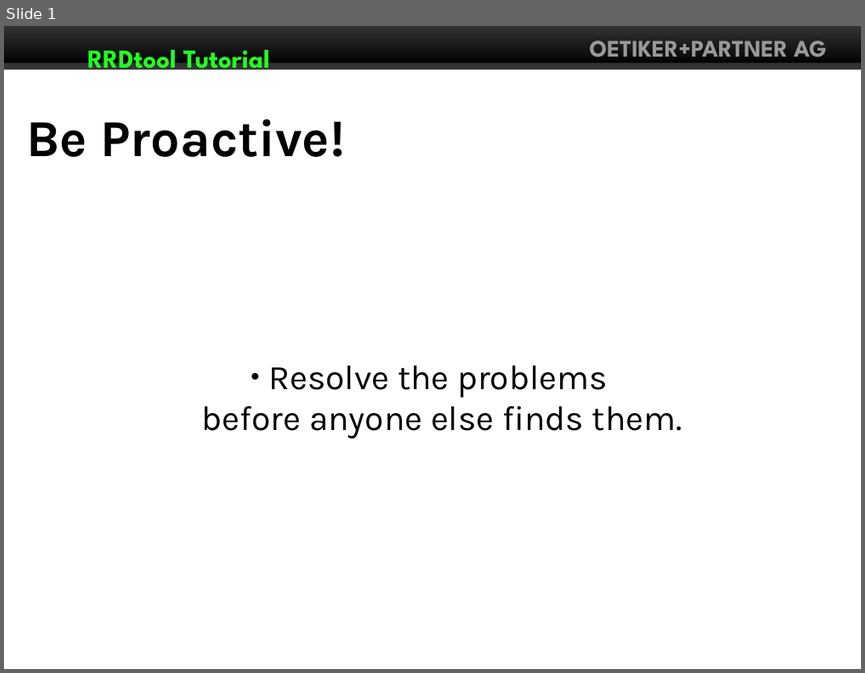
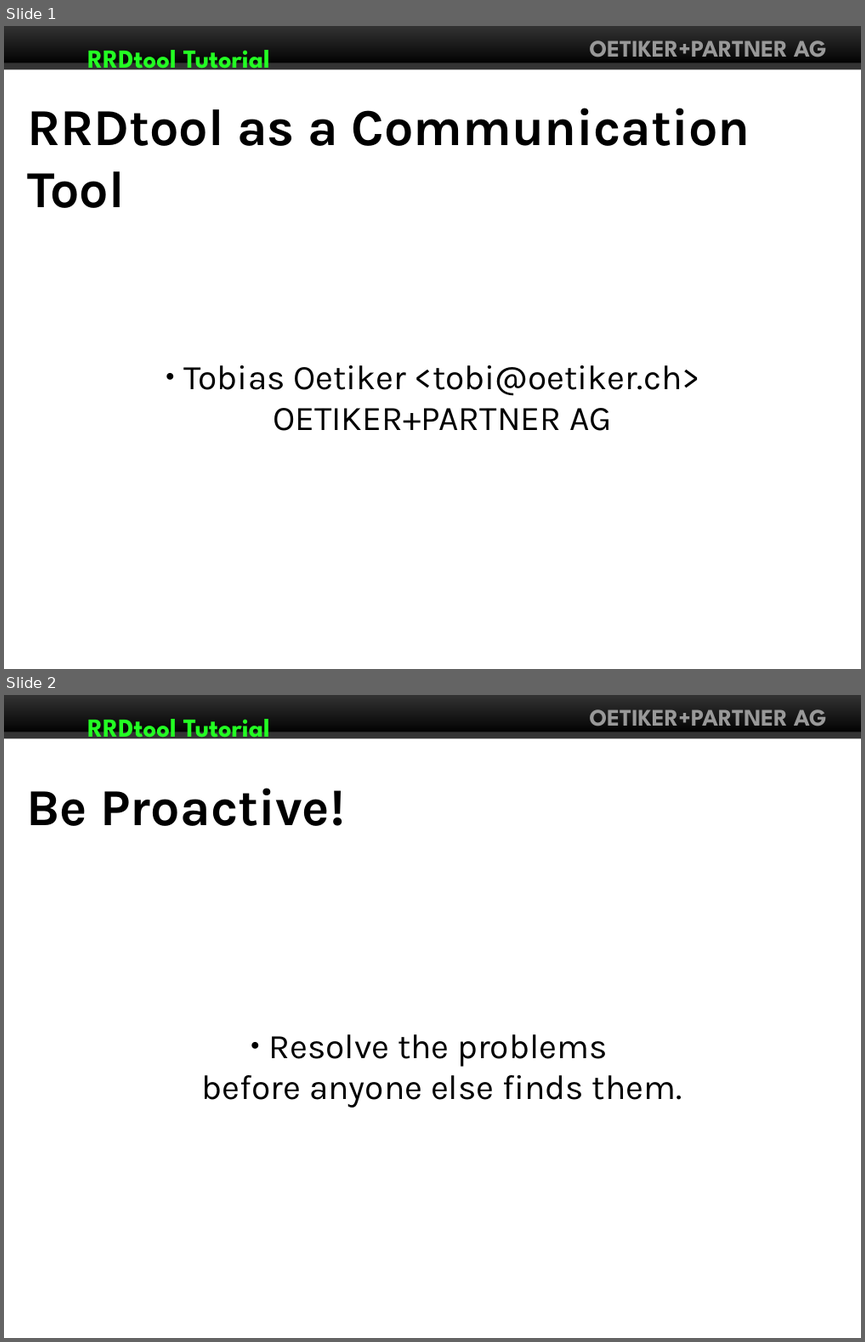
Before and after one commit to Distrotech/rrdtool, a slide deck: tutorial/linuxforum2007/rrdtutorial.odp. Shown one above the other, each under a label of ours: slide 1 before the commit, slides 1 and 2 after it. The pictures are 865x673 and 865x1342 pixels, drawn with LibreOffice and Linux fonts; fonts in the diff are those of the drawing. Boxes give left, top, right and bottom in pixels: in the first picture for what was removed or moved away, otherwise in the second. Text is boxed around its words. In the diff, an @@ line names an element or a change of style, - is before the commit and + after.

```diff
--- a/tutorial/linuxforum2007/rrdtutorial.odp
+++ b/tutorial/linuxforum2007/rrdtutorial.odp
@@ slide 1 added at (x1=4, y1=26, x2=861, y2=669), background #FFFFFF; not listed: 4 template elements that a slide beside it also shows @@
@@ title added at (x1=27, y1=108, x2=750, y2=208), 48 pt, text #000000, bold @@
+RRDtool as a Communication Tool
@@ subtitle added at (x1=184, y1=365, x2=700, y2=431), 32 pt, text #000000 @@
+  ● Tobias Oetiker <tobi@oetiker.ch>
+    OETIKER+PARTNER AG
@@ what was slide 1 is now slide 2 @@
```
Also in this commit, not shown: 6 slides changed.
